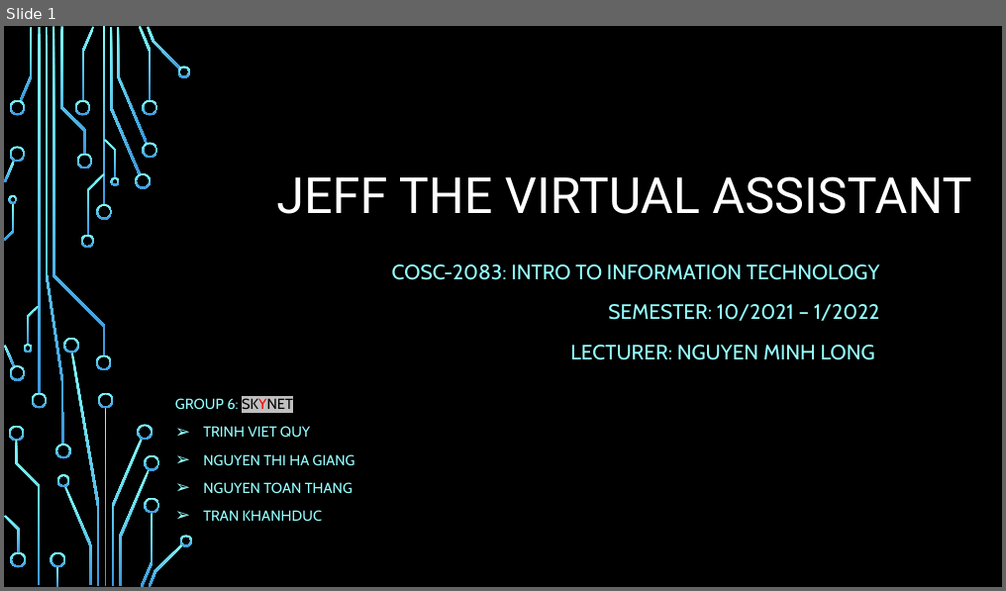
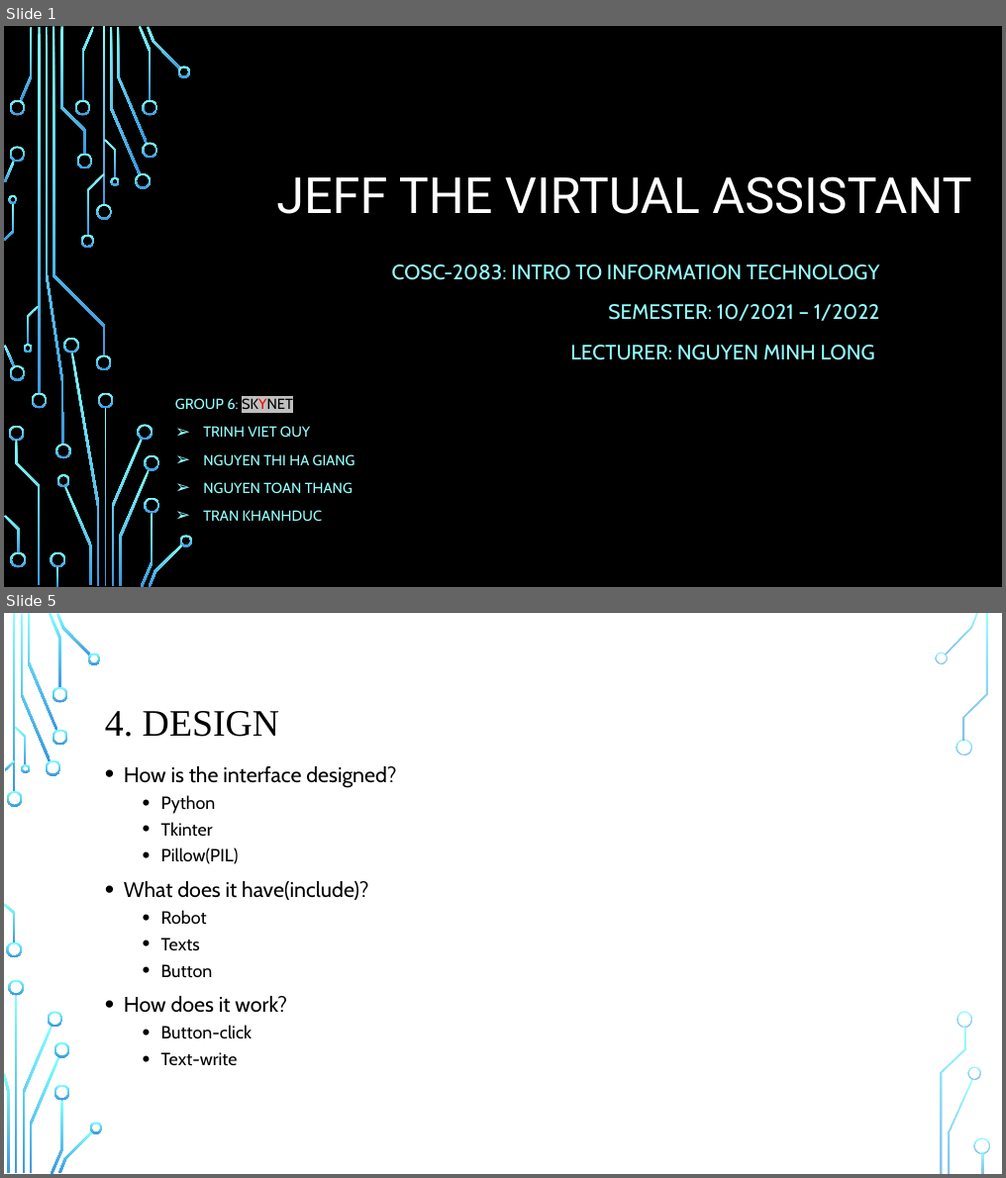
Before and after one commit to VNeseTalkingBush/IIT_asm_3, a slide deck: Group6_IIT_A3_Presentation.pptx. Shown one above the other, each under a label of ours: slide 1 before the commit, slides 1 and 5 after it; the slides between them are not shown. The pictures are 1006x591 and 1006x1178 pixels, drawn with LibreOffice and Linux fonts; fonts in the diff are those of the drawing; background and template pictures are left out. Boxes give left, top, right and bottom in pixels: in the first picture for what was removed or moved away, otherwise in the second. Text is boxed around its words. In the diff, an @@ line names an element or a change of style, - is before the commit and + after.

```diff
--- a/Group6_IIT_A3_Presentation.pptx
+++ b/Group6_IIT_A3_Presentation.pptx
@@ slide 5 added at [4,613,1002,1174], background picture (left out) @@
@@ title added at [105,711,280,737], 36 pt, text #000000 @@
+4. DESIGN
@@ text added at [124,766,396,1066], 20.4 pt, text #000000 @@
+• How is the interface designed?
+  • Python
+  • Tkinter
+  • Pillow(PIL)
+• What does it have(include)?
+  • Robot
+  • Texts
+  • Button
+• How does it work?
+  • Button-click
+  • Text-write
@@ group added at [4,613,990,1174]: 33 freeform shapes, 3 rectangles @@
```
Also in this commit, not shown: 3 slides changed, 1 other slide added, 2 slides removed.
